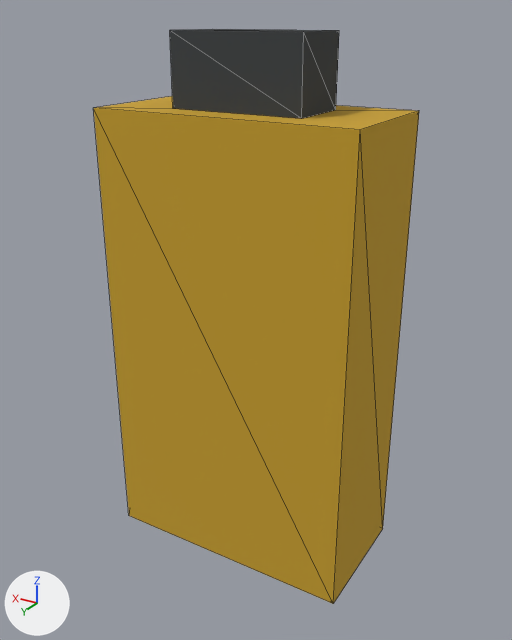
What one commit did to the glTF model assets/models/tool_walkie_battery.glb.
Rendered twice from a camera (50 mm lens) standing at (-0.0521, 0.0863, 0.0818) and looking at (-0.0009, 0.0009, 0.0392). The lights are fixed; the arrows at lower left show +X, +Y and +Z. The first picture is the older version. Mesh edges are drawn as thin lines. Vertices at exactly the same position are counted once.

In view in the first picture: 'Battery'.
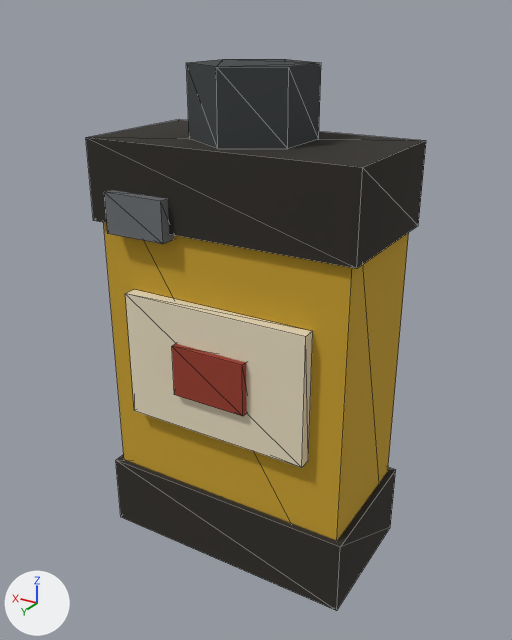
Edits to the bpy script that builds the scene:
```text
Change me_battery:
    used by ob_battery; location = (0.0, 0.0, 0.0)
    verts and faces of me_battery; kept vertices keep their numbers, new ones are numbered from 16
    before: 1 (-0.02, -0.01, 0.07) at pixel (419, 110), 3 (-0.02, 0.01, 0.07) at pixel (360, 129), 5 (0.02, -0.01, 0.07), 7 (0.02, 0.01, 0.07) at pixel (93, 107)
    remove me_battery.from_pydata(...)  # 16 vertices, 24 faces; spans x -0.02..0.02, y -0.01..0.01, z 0.0..0.08
    add me_battery.from_pydata(...)  # 60 vertices, 92 faces; spans x -0.021..0.021, y -0.011..0.013, z 0.0..0.076
    me_battery part 1: a new loose piece, a box spanning x -0.021..0.021, y -0.011..0.011, z 0.0..0.012, in mat_mat_flat_lit
    me_battery part 2: a new loose piece, a box spanning x -0.021..0.021, y -0.011..0.011, z 0.054..0.066, in mat_mat_flat_lit
    me_battery part 3: a new loose piece, a box spanning x -0.015..0.015, y 0.01..0.012, z 0.024..0.044, in mat_mat_flat_lit
    me_battery part 4: a new loose piece, a box spanning x -0.006..0.006, y 0.011..0.013, z 0.03..0.038, in mat_mat_flat_lit
    me_battery part 5: a new loose piece, a box spanning x 0.007..0.017, y 0.0095..0.0125, z 0.053..0.059, in mat_mat_flat_lit
    me_battery part 6: a new loose piece, a 6-sided cylinder along z spanning x -0.0078..0.0078, y -0.009..0.009, z 0.066..0.076, in mat_mat_flat_lit
    me_battery part 7: the loose piece of 8 vertices spanning x -0.01..0.01, y -0.005..0.005, z 0.07..0.08 is deleted
    me_battery part 8
    add for i in [1, 3, 5, 7]: verts[i] += (0.0, 0.0, -0.006)
```

Boxes (x1, y1, x2, y2) around the edits, measured in the pictures (512 x 640 px; the box of a moved part takes in the faces that stretch with it):
'Battery', reshaped: before (94, 29, 419, 604); after (86, 59, 426, 611)
part 1 of me_battery, added: after (116, 454, 396, 611)
part 2 of me_battery, added: after (86, 119, 426, 269)
part 3 of me_battery, added (beige): after (125, 290, 313, 468)
part 4 of me_battery, added (red): after (172, 344, 247, 416)
part 5 of me_battery, added: after (104, 190, 174, 244)
part 6 of me_battery, added: after (186, 59, 321, 149)
part 7 of me_battery, deleted: before (170, 29, 339, 119)
part 8 of me_battery, moved or reshaped: before (94, 96, 419, 604); after (103, 222, 409, 541)
